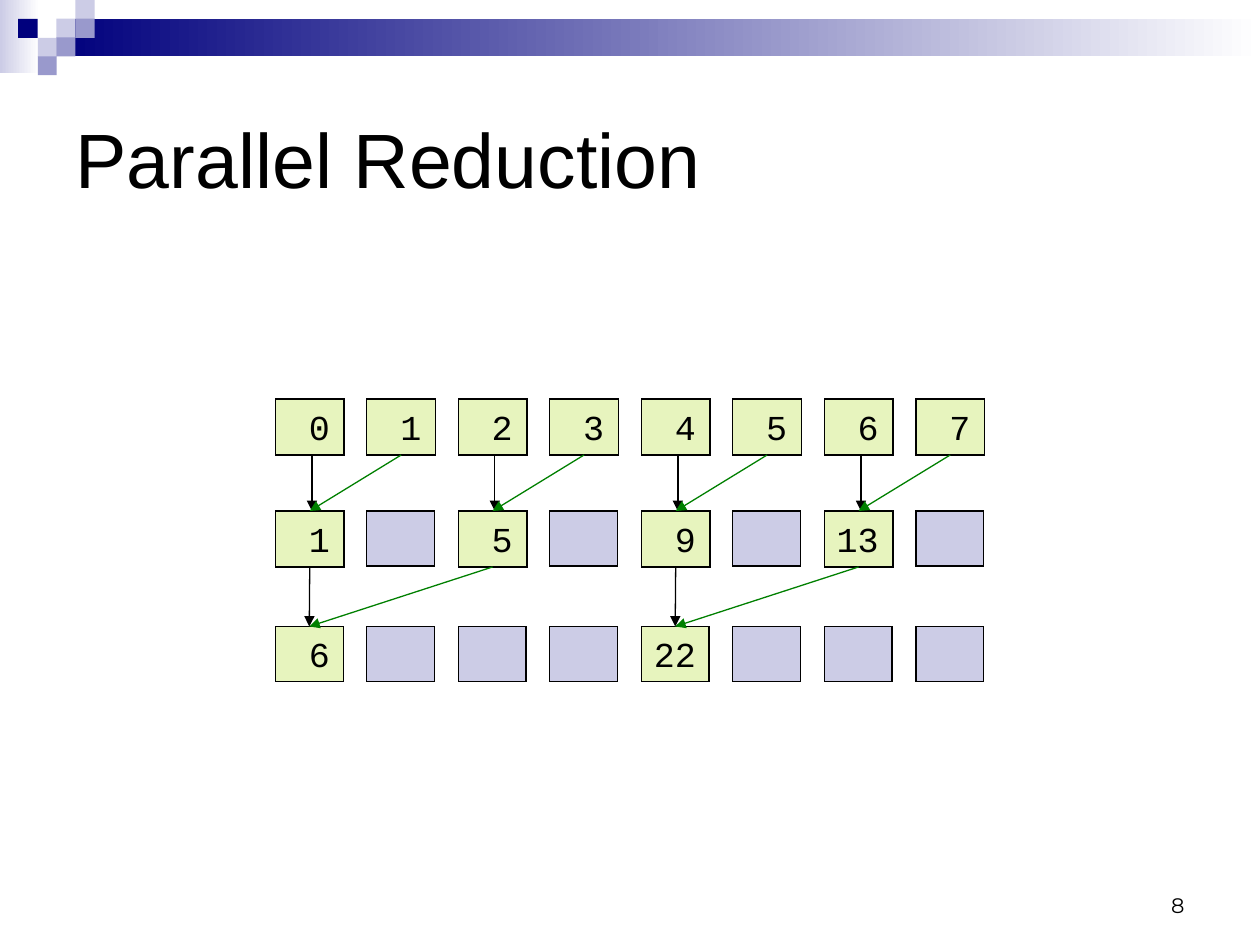
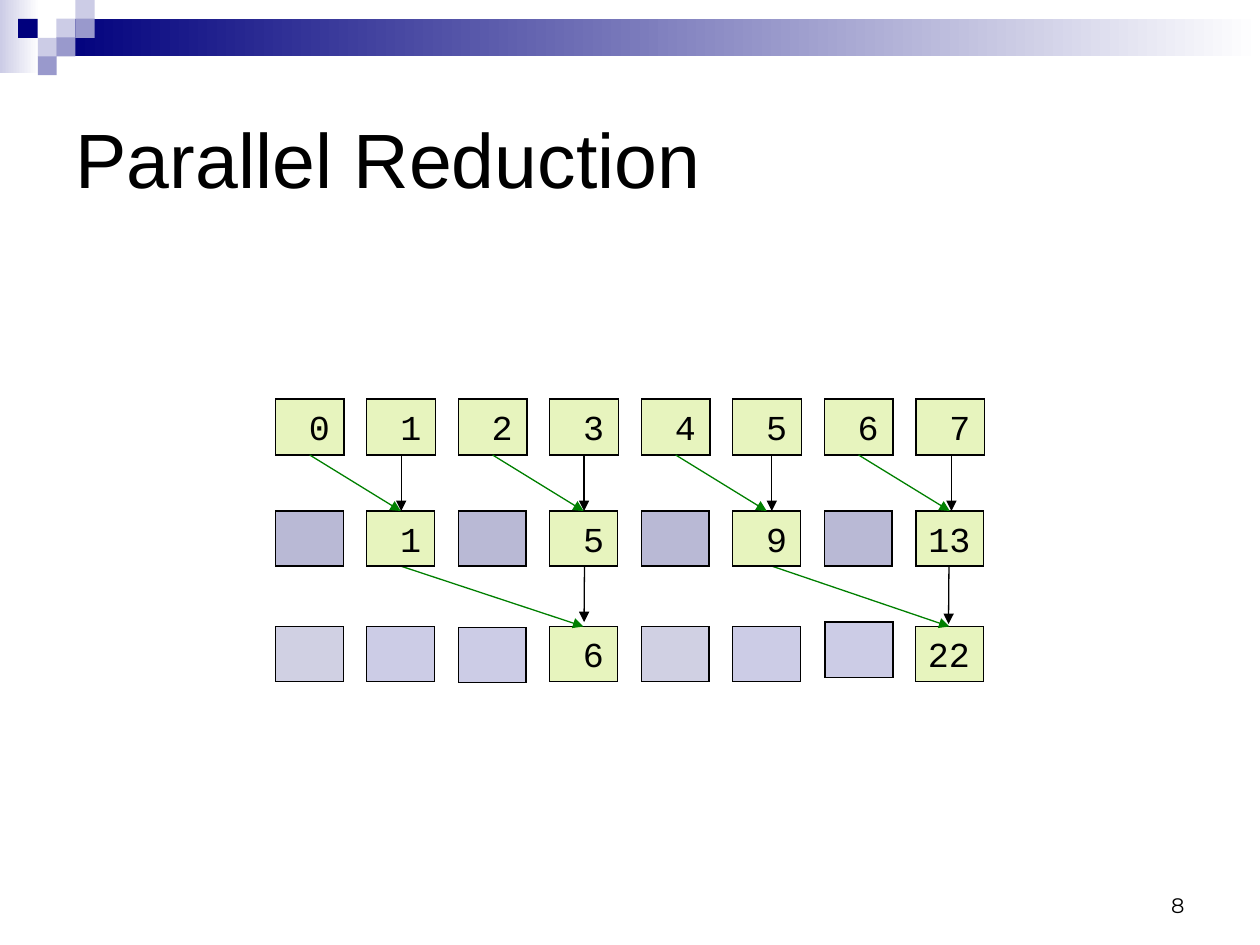
Before and after one commit to CIS565-Fall-2015/cis565-fall-2015.github.io, a slide deck: slide 8 of lectures/2-Parallel-Algorithms.pptx. Drawn at 1260x945 pixels with LibreOffice and Linux fonts; fonts in the diff are those of the drawing. Boxes give left, top, right and bottom in pixels: in the first picture for what was removed or moved away, otherwise in the second. Text is boxed around its words. In the diff, an @@ line names an element or a change of style, - is before the commit and + after.

Commit message:
Added Work Efficient Parallel Scan

```diff
--- a/lectures/2-Parallel-Algorithms.pptx
+++ b/lectures/2-Parallel-Algorithms.pptx
@@ 4 arrows: place and size @@
-4 arrows at (310,455,950,512)
+4 arrows at (310,455,950,512)
@@ 2 rectangles, 1 arrow: place and size @@
-2 rectangles, 1 arrow at (276,455,709,682)
+2 rectangles, 1 arrow at (549,455,984,682)
@@ 2 rectangles, 1 arrow: place and size @@
-2 rectangles, 1 arrow at (367,455,861,567)
+2 rectangles, 1 arrow at (276,455,772,567)
@@ fill #CCCCE6 to #B9B9D5 in 3 elements at (276,512,344,567), (824,512,892,567), (459,512,527,567) @@
@@ rectangle added at (641,512,709,567), fill #B9B9D5, outline #000000 0.75 pt @@
@@ rectangle removed at (916,512,984,567) @@
@@ arrow moved from (675, 567) - (675, 626) to (585, 563) - (585, 622) @@
@@ arrow moved from (858, 567) - (675, 626) to (772, 566) - (949, 626) @@
@@ arrow moved from (310, 567) - (309, 626) to (949, 564) - (949, 624) @@
@@ rectangle added at (276,626,344,682), fill #D0D0E3, outline #000000 0.75 pt @@
@@ 6 rectangles, 3 arrows: place and size @@
-6 rectangles, 3 arrows at (276,455,893,682)
+6 rectangles, 3 arrows at (367,455,984,682)
@@ rectangle at (641,626,709,682): fill #CCCCE6 to #D0D0E3 @@
@@ rectangle: place and size @@
-rectangle at (824,626,892,682)
+rectangle at (825,622,893,678)
@@ rectangle removed at (916,626,984,682) @@
```
Also in this commit, not shown: 6 other slides changed, 17 slides added.
